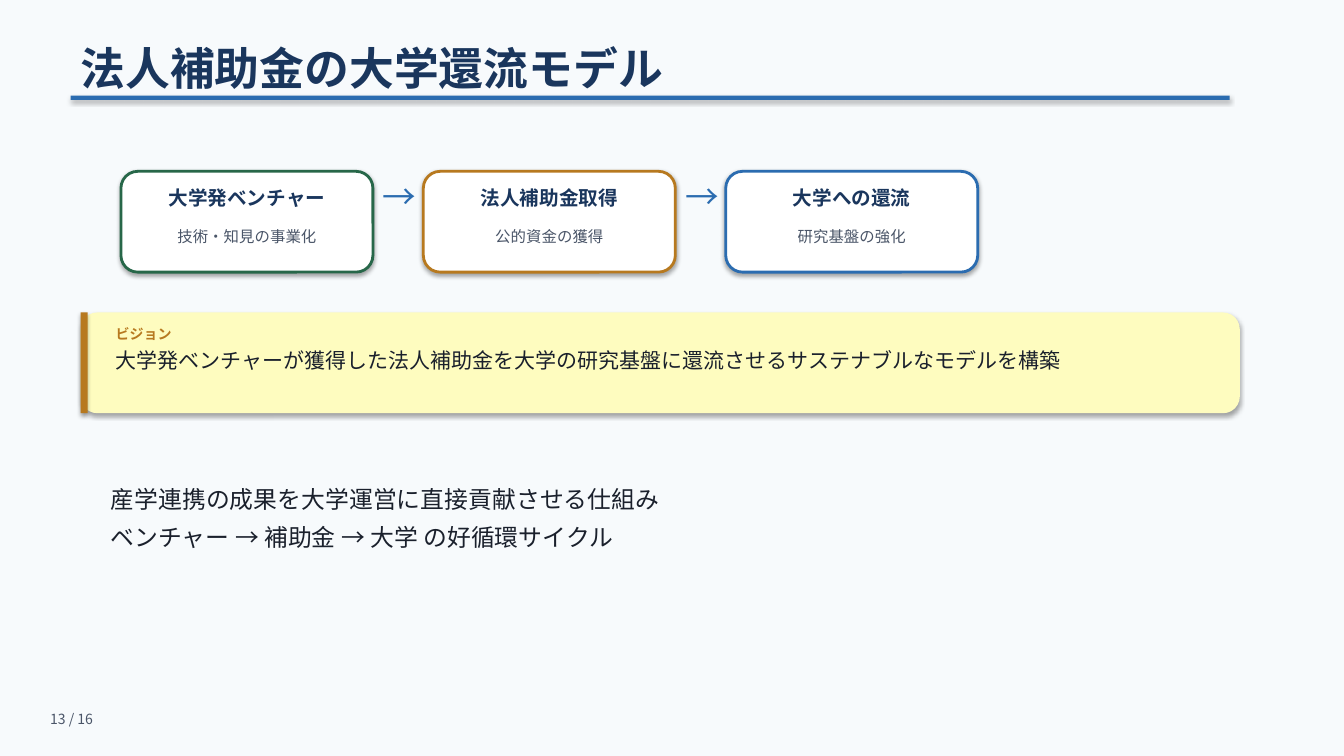
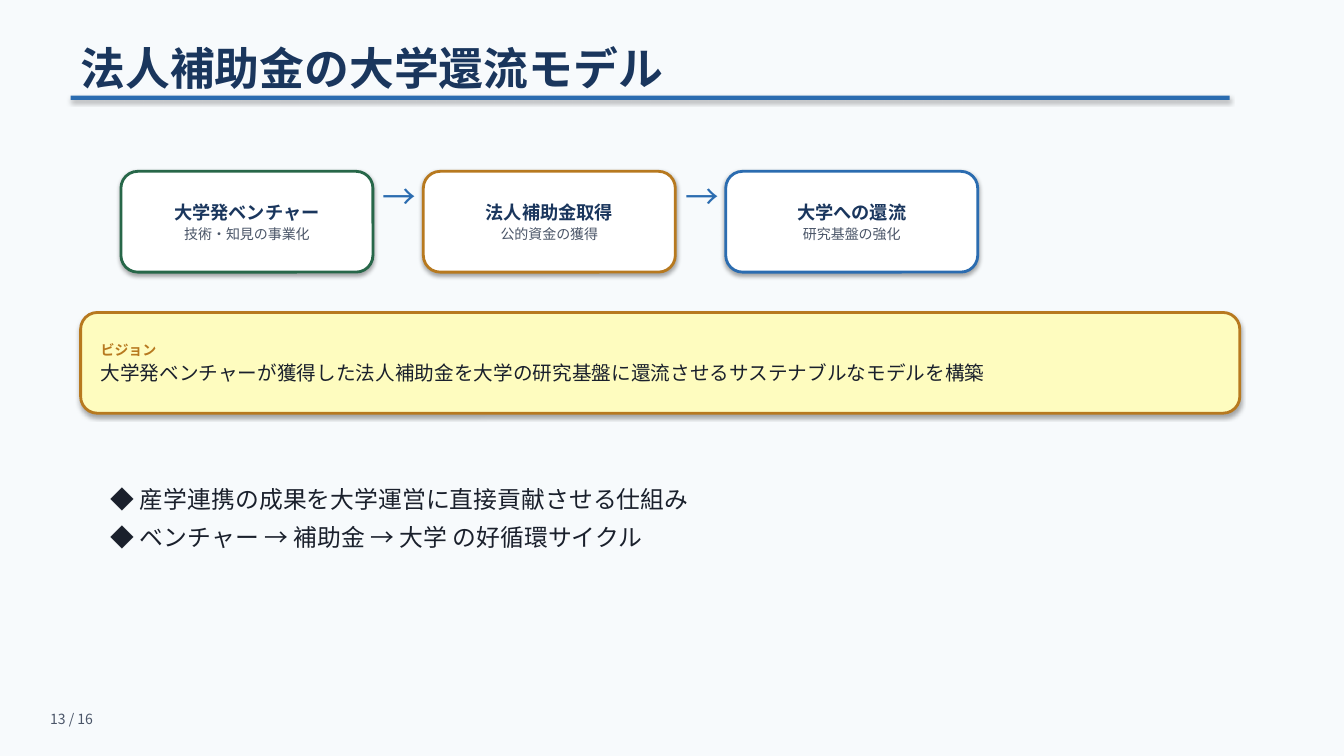
Before and after one commit to bougtoir/kotha-rct-decomposition, a slide deck: slide 13 of meeting-slides/meeting_slides.pptx. Drawn at 1344x756 pixels with LibreOffice and Linux fonts; fonts in the diff are those of the drawing. Boxes give left, top, right and bottom in pixels: in the first picture for what was removed or moved away, otherwise in the second. Text is boxed around its words. In the diff, an @@ line names an element or a change of style, - is before the commit and + after.

```diff
--- a/meeting-slides/meeting_slides.pptx
+++ b/meeting-slides/meeting_slides.pptx
@@ rounded rectangle "大学発ベンチャー": place and size @@
-rounded rectangle "大学発ベンチャー" at [177,229,316,244]
+rounded rectangle "大学発ベンチャー" at [121,171,373,272]
@@ rounded rectangle "大学発ベンチャー" at [121,171,373,272]: vertical alignment top to middle; fill none to #FFFFFF; outline none to #276749 2 pt; shadow on @@
@@ rounded rectangle removed at [121,171,373,272] @@
@@ rounded rectangle "法人補助金取得": place and size @@
-rounded rectangle "法人補助金取得" at [481,188,618,207]
+rounded rectangle "法人補助金取得" at [423,171,676,272]
@@ rounded rectangle "法人補助金取得" at [423,171,676,272]: vertical alignment top to middle; fill none to #FFFFFF; outline none to #B7791F 2 pt; shadow on @@
@@ rounded rectangle removed at [423,171,676,272] @@
@@ rounded rectangle "大学への還流": place and size @@
-rounded rectangle "大学への還流" at [798,229,906,243]
+rounded rectangle "大学への還流" at [726,171,978,272]
@@ rounded rectangle "大学への還流" at [726,171,978,272]: vertical alignment top to middle; fill none to #FFFFFF; outline none to #2B6CB0 2 pt; shadow on @@
@@ rounded rectangle removed at [726,171,978,272] @@
@@ text removed at [168,188,325,207] @@
-大学発ベンチャー
@@ text in rounded rectangle at [174,203,319,221]: paragraph added @@
+大学発ベンチャー
@@ text in rounded rectangle at [486,203,613,221]: size 14 to 13 pt in "法人補助金取得"; more space between paragraphs @@
@@ text removed at [793,188,911,207] @@
-大学への還流
@@ text in rounded rectangle at [797,203,906,221]: paragraph added @@
+大学への還流
@@ text in rounded rectangle at [184,227,310,240]: size 11 to 10 pt in "技術・知見の事業化"; more space between paragraphs @@
@@ text removed at [495,229,603,243] @@
-公的資金の獲得
@@ text in rounded rectangle at [501,227,599,240]: paragraph added @@
+公的資金の獲得
@@ text in rounded rectangle at [803,227,901,240]: size 11 to 10 pt in "研究基盤の強化"; more space between paragraphs @@
@@ rounded rectangle "ビジョン": place and size @@
-rounded rectangle "ビジョン" at [116,350,1060,370]
+rounded rectangle "ビジョン" at [81,313,1240,413]
@@ rounded rectangle "ビジョン" at [81,313,1240,413]: vertical alignment top to middle; fill none to #FEFCBF; outline none to #B7791F 2 pt; shadow on @@
@@ rounded rectangle removed at [81,313,1240,413] @@
@@ rectangle removed at [81,313,88,413] @@
@@ text removed at [116,327,172,340] @@
-ビジョン
@@ text in rounded rectangle at [101,343,157,356]: paragraph added @@
+ビジョン
@@ text in rounded rectangle at [101,363,985,382]: size 15 to 14 pt; more space between paragraphs @@
@@ text at [140,488,689,548]: text changed @@
-産学連携の成果を大学運営に直接貢献させる仕組み
-ベンチャー → 補助金 → 大学 の好循環サイクル
+◆ 産学連携の成果を大学運営に直接貢献させる仕組み
+◆ ベンチャー → 補助金 → 大学 の好循環サイクル
```
Also in this commit, not shown: 10 other slides changed, 1 other file.
